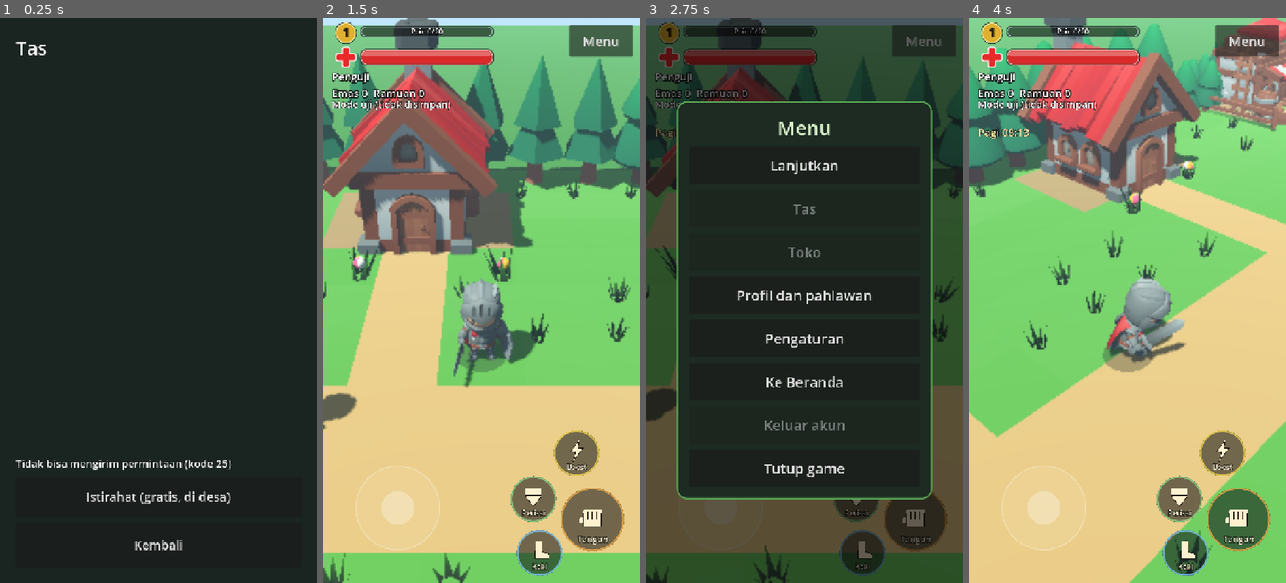
Above: before the commit, frames 1-4 (left to right).
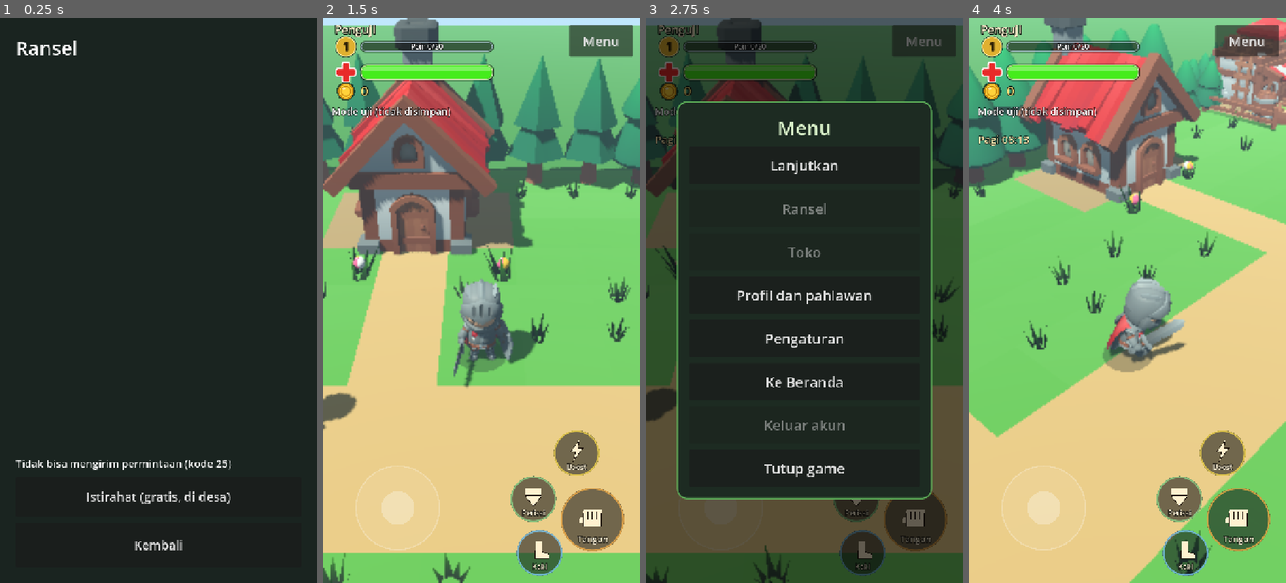
Above: after the commit, the same moments.

Repository: MiftahulKhoiri/Game_server
Game: Godot game, scene res://scenes/inventory.tscn
Same seed, same stepped clock (60 frames per second), same inputs: the game is played once before the commit and once after it. This scene is started directly instead of the project's main scene.
Inputs (mouse positions are in pixels of both pictures, inside the frame that each line leads up to):
- Up to frame 1 (0.25 s): no input
- Up to frame 2 (1.5 s): click "Istirahat (gratis, di desa)" at 0.5 s; click "Kembali" at 1.25 s
- Up to frame 3 (2.75 s): click "Menu" at 2 s
- Up to frame 4 (4 s): click "Lanjutkan" at 2.75 s; tap Enter at 3.5 s; move the mouse to (1197, 272) at 3.52 s; hold Right (ui_right) from 3.53 s (still down); hold Q from 3.53 s (still down); click (1197, 272) at 3.67 s

The runs differ from the first frame. In frame 1, 0.2% of the frame differs, in the area x 4-25%, y 4-7%; in frame 2, 5.7%; in frame 3, 4.6%; in frame 4, 6.0%, in the area x 2-54%, y 0-23%.
Error in both runs: Invalid access to property or key 'state' on a base object of type 'Dictionary'. (res://scripts/inventory.gd:42)

Commit message:
v0.30.0: Bicara melayang di atas NPC, bar nyawa warna baterai, nama/koin di HUD, Ransel
Tombol Bicara/Buka peti mengikuti posisi NPC/peti di layar. Bar nyawa hijau
stabilo -> kuning -> oranye -> merah. Nama pemain di atas level, ikon koin emas
dengan jumlahnya. Ramuan dan barang lain hanya di Ransel (Menu).

Co-Authored-By: Claude Sonnet 5.5 <noreply@anthropic.com>
Claude-Session: https://claude.ai/code/session_019PXyXc4mTbvav5noSM2MKC

Diff:
--- a/client/project.godot
+++ b/client/project.godot
@@ -6,7 +6,7 @@
 [application]
 
 config/name="Game Petualang"
-config/version="0.29.0"
+config/version="0.30.0"
 config/description="Klien RPG 2D untuk server Game_server"
 run/main_scene="res://scenes/login.tscn"
 run/quit_on_go_back=false
--- a/client/scripts/game_menu.gd
+++ b/client/scripts/game_menu.gd
@@ -71,7 +71,7 @@
 	holder.add_child(_main)
 	_main.add_child(_title("Menu"))
 	_main.add_child(_button("Lanjutkan", func() -> void: resumed.emit()))
-	_btn_tas = _button("Tas", func() -> void: inventory_requested.emit())
+	_btn_tas = _button("Ransel", func() -> void: inventory_requested.emit())
 	_main.add_child(_btn_tas)
 	_btn_toko = _button("Toko", func() -> void: shop_requested.emit())
 	_main.add_child(_btn_toko)
--- a/client/scripts/hud_bars.gd
+++ b/client/scripts/hud_bars.gd
@@ -1,23 +1,38 @@
 extends Control
-## Tampilan nyawa dan level di pojok kiri atas, digambar dengan kode:
-##   (Lv 3)  [=====xp======     ]   <- level di atas, bar poin menuju level berikutnya
-##    (+)    [=====nyawa=====   ]   <- tanda + merah, bar nyawa bergerak sesuai persentase
-## Poin (XP) didapat dari mengalahkan monster; nyawa turun/naik dengan gerak halus, dan bar
-## putih tipis menyusul di belakang saat nyawa berkurang. Di bawah 30% bar berdenyut.
+## Tampilan pemain di pojok kiri atas, digambar dengan kode:
+##   bagus                            <- nama pemain, di atas level
+##   (Lv 3)  [=====xp======     ]     <- level, bar poin menuju level berikutnya
+##    (+)    [=====nyawa=====   ]     <- tanda + merah, bar nyawa bergerak sesuai persentase
+##   (koin) 47                        <- jumlah emas
+## Poin (XP) didapat dari mengalahkan monster. Warna bar nyawa berubah seperti baterai:
+## hijau stabilo saat penuh, lalu kuning, oranye, merah saat menipis. Nyawa turun/naik dengan
+## gerak halus, bar putih tipis menyusul di belakang saat nyawa berkurang; di bawah 30% berdenyut.
 
 const BAR_X := 66.0
 const BAR_W := 300.0
-const XP_Y := 10.0
+const NAME_H := 34.0   # tinggi baris nama pemain di paling atas
+const XP_Y := 44.0
 const XP_H := 22.0
-const HP_Y := 62.0
+const HP_Y := 96.0
 const HP_H := 34.0
+const COIN_Y := 156.0  # titik tengah baris koin emas
 const LOW := 0.3
+# Warna bar nyawa menurut persentase (seperti ikon baterai): [persen, warna], dari kosong ke penuh.
+const HP_STOPS := [
+	[0.0, Color("e02020")],
+	[0.25, Color("ff7a1a")],
+	[0.5, Color("ffd91f")],
+	[0.75, Color("a8e81c")],
+	[1.0, Color("45ec1c")],
+]
 
 var level := 1
 var xp := 0
 var xp_need := 20
 var hp := 30
 var max_hp := 30
+var player_name := ""
+var gold := 0
 
 var _hp_show := 1.0    # persentase nyawa yang digambar (menyusul target dengan halus)
 var _hp_chip := 1.0    # bar putih yang menyusul lebih lambat saat nyawa berkurang
@@ -28,7 +43,7 @@
 
 func _init() -> void:
 	mouse_filter = Control.MOUSE_FILTER_IGNORE
-	custom_minimum_size = Vector2(BAR_X + BAR_W + 8.0, 104.0)
+	custom_minimum_size = Vector2(BAR_X + BAR_W + 8.0, COIN_Y + 24.0)
 	size = custom_minimum_size
 
 
@@ -46,6 +61,25 @@
 		_xp_show = xp_fraction()
 	set_process(true)
 	queue_redraw()
+
+
+## Nama pemain (di atas level) dan jumlah emas (di samping koin).
+func set_identity(new_name: String, new_gold: int) -> void:
+	player_name = new_name
+	gold = new_gold
+	queue_redraw()
+
+
+## Warna bar nyawa untuk persentase 0..1: hijau stabilo (penuh) -> kuning -> oranye -> merah.
+static func hp_color(fraction: float) -> Color:
+	var f := clampf(fraction, 0.0, 1.0)
+	for i in range(1, HP_STOPS.size()):
+		var hi: Array = HP_STOPS[i]
+		if f <= float(hi[0]):
+			var lo: Array = HP_STOPS[i - 1]
+			var t := (f - float(lo[0])) / (float(hi[0]) - float(lo[0]))
+			return (lo[1] as Color).lerp(hi[1] as Color, t)
+	return HP_STOPS[HP_STOPS.size() - 1][1]
 
 
 func hp_fraction() -> float:
@@ -91,8 +125,16 @@
 
 
 func _draw() -> void:
-	# --- level (di atas) ---
-	var c1 := Vector2(32.0, 24.0)
+	# --- nama pemain (paling atas) ---
+	var font := get_theme_default_font()
+	var nm := player_name
+	while nm.length() > 1 and font.get_string_size(nm, HORIZONTAL_ALIGNMENT_LEFT, -1, 26).x > BAR_X + BAR_W:
+		nm = nm.substr(0, nm.length() - 1)
+	var nbase := Vector2(6.0, NAME_H * 0.5 + 9.0)
+	draw_string_outline(font, nbase, nm, HORIZONTAL_ALIGNMENT_LEFT, -1, 26, 7, Color(0, 0, 0, 0.9))
+	draw_string(font, nbase, nm, HORIZONTAL_ALIGNMENT_LEFT, -1, 26, Color("fff4d0"))
+	# --- level ---
+	var c1 := Vector2(32.0, XP_Y + XP_H / 2.0)
 	draw_circle(c1, 25.0, Color(0, 0, 0, 0.6))
 	draw_circle(c1, 22.0, Color("e0b030"))
 	draw_circle(c1, 22.0, Color("fff0a8"), false, 2.0, true)
@@ -124,9 +166,20 @@
 		_rr(Rect2(BAR_X, HP_Y, maxf(HP_H, BAR_W * _hp_chip), HP_H), Color(1, 1, 1, 0.55), 14.0)
 	if _hp_show > 0.003:
 		var w := maxf(HP_H, BAR_W * _hp_show)
-		var fill := Color("d92b2b")
+		var fill := hp_color(_hp_show)
 		if low:
-			fill = Color("ff3b30") if sin(_t * 9.0) > 0.0 else Color("b81c1c")
+			fill = fill.lightened(0.25) if sin(_t * 9.0) > 0.0 else fill.darkened(0.2)
 		_rr(Rect2(BAR_X, HP_Y, w, HP_H), fill, 14.0)
 		_rr(Rect2(BAR_X + 4.0, HP_Y + 3.0, maxf(0.0, w - 8.0), HP_H * 0.34), Color(1, 1, 1, 0.3), 7.0)
 	_rr(hr, Color(0, 0, 0, 0), 14.0, Color("ffe3df", 0.85), 2.0)
+	# --- koin emas dan jumlahnya ---
+	var cc := Vector2(32.0, COIN_Y)
+	draw_circle(cc, 21.0, Color(0, 0, 0, 0.6))
+	draw_circle(cc, 18.0, Color("c98a12"))
+	draw_circle(cc, 15.0, Color("ffd23a"))
+	draw_arc(cc, 11.0, 0.0, TAU, 28, Color("c98a12"), 2.5, true)
+	draw_circle(cc + Vector2(-5.0, -6.0), 3.2, Color(1, 1, 1, 0.55))
+	var gtxt := str(gold)
+	var gbase := Vector2(BAR_X, COIN_Y + 10.0)
+	draw_string_outline(font, gbase, gtxt, HORIZONTAL_ALIGNMENT_LEFT, -1, 30, 7, Color(0, 0, 0, 0.9))
+	draw_string(font, gbase, gtxt, HORIZONTAL_ALIGNMENT_LEFT, -1, 30, Color("ffe27a"))
--- a/client/scripts/inventory.gd
+++ b/client/scripts/inventory.gd
@@ -1,5 +1,5 @@
 extends Control
-## Tas: lihat barang, pakai ramuan, pasang/lepas perlengkapan, dan istirahat di desa.
+## Ransel: lihat barang, pakai ramuan, pasang/lepas perlengkapan, dan istirahat di desa.
 ## Semua aturan dijalankan SERVER (docs/API.md); layar ini hanya mengirim permintaan.
 
 const WORLD_SCENE := "res://scenes/world3d.tscn"
@@ -62,7 +62,7 @@
 
 	_add_header("Barang")
 	if st.inventory.is_empty():
-		_list.add_child(_make_label("Tas kosong.", 26))
+		_list.add_child(_make_label("Ransel kosong.", 26))
 	for item: Dictionary in st.inventory:
 		_add_item_row(str(item.id), int(item.qty))
 
@@ -173,7 +173,7 @@
 	box.add_theme_constant_override("separation", 14)
 	margin.add_child(box)
 
-	box.add_child(_make_label("Tas", 44))
+	box.add_child(_make_label("Ransel", 44))
 	_summary = _make_label("", 28)
 	box.add_child(_summary)
 
--- a/client/scripts/world.gd
+++ b/client/scripts/world.gd
@@ -292,7 +292,7 @@
 	layer.add_child(shop)
 
 	var bag := Button.new()
-	bag.text = "Tas"
+	bag.text = "Ransel"
 	bag.position = Vector2(272, 1110)
 	bag.size = Vector2(112, 70)
 	bag.focus_mode = Control.FOCUS_NONE
--- a/client/scripts/world3d.gd
+++ b/client/scripts/world3d.gd
@@ -89,7 +89,6 @@
 
 var _joy: Control
 var _cam_finger := -1
-var _hud: Label
 var _status: Label
 var _toast: Label
 var _talk_button: Button
@@ -878,6 +877,8 @@
 	if parts.is_empty():
 		return
 	_show_toast(("Peti: " if chest else "") + "  ".join(parts))
+	if items is Array and not (items as Array).is_empty():
+		_set_status("Barang masuk Ransel (buka lewat Menu)")
 
 
 func _open_chest(cid: String) -> void:
@@ -1045,6 +1046,7 @@
 
 
 ## Tombol konteks: "Buka peti" dekat peti, "Bicara" dekat orang; selain itu tersembunyi.
+## Tombolnya melayang tepat di atas nama orang/peti yang dituju (mengikuti kamera).
 func _update_talk_button() -> void:
 	if _talk_button == null:
 		return
@@ -1053,11 +1055,42 @@
 		_talk_button.text = "Buka peti"
 		_talk_button.visible = true
 		_talk_button.disabled = false
+		var cn := _chest_nodes[chest] as Node3D
+		_place_talk_button(cn.position + Vector3(0, 1.5, 0))
 		return
 	var npc := _npc_in_range()
 	_talk_button.text = "Bicara"
 	_talk_button.visible = npc != ""
 	_talk_button.disabled = Session.offline
+	if npc != "":
+		_place_talk_button(_npc_anchor(npc))
+
+
+## Titik 3D di atas nama NPC/warga (tempat tombol Bicara melayang).
+func _npc_anchor(npc_id: String) -> Vector3:
+	if npc_id.begins_with(Warga.TALK_PREFIX):
+		var wid := npc_id.substr(Warga.TALK_PREFIX.length())
+		for w in _warga:
+			if w.id == wid:
+				return Vector3(w.pos.x, 1.4, w.pos.y)
+	var n: Dictionary = Maps.NPCS.get(npc_id, {})
+	if n.is_empty():
+		return Vector3(_pos.x, 1.9, _pos.y)
+	return Vector3(float(n.pos.x) + 0.5, 1.5, float(n.pos.y) + 0.5)
+
+
+## Menaruh tombol konteks di layar tepat di atas titik 3D; di luar layar/di belakang kamera
+## tombol ditahan di dalam layar (atau di posisi cadangan bawah bila titiknya di belakang).
+func _place_talk_button(anchor: Vector3) -> void:
+	var vs := get_viewport().get_visible_rect().size
+	var sz := _talk_button.size
+	if _camera == null or _camera.is_position_behind(anchor):
+		_talk_button.position = Vector2(vs.x * 0.5 - sz.x * 0.5, vs.y * 0.55)
+		return
+	var sp := _camera.unproject_position(anchor)
+	var x := clampf(sp.x - sz.x * 0.5, 8.0, vs.x - sz.x - 8.0)
+	var y := clampf(sp.y - sz.y - 4.0, 190.0, vs.y * 0.7)
+	_talk_button.position = Vector2(x, y)
 
 
 func _talk() -> void:
@@ -1142,15 +1175,8 @@
 	_bars.position = Vector2(20, 10)
 	layer.add_child(_bars)
 
-	_hud = Label.new()
-	_hud.position = Vector2(20, 116)
-	_hud.add_theme_font_size_override("font_size", 24)
-	_hud.add_theme_color_override("font_outline_color", Color(0, 0, 0, 0.85))
-	_hud.add_theme_constant_override("outline_size", 8)
-	layer.add_child(_hud)
-
 	_status = Label.new()
-	_status.position = Vector2(20, 180)
+	_status.position = Vector2(20, 196)
 	_status.size = Vector2(420, 60)
 	_status.autowrap_mode = TextServer.AUTOWRAP_WORD_SMART
 	_status.add_theme_font_size_override("font_size", 22)
@@ -1159,7 +1185,7 @@
 	layer.add_child(_status)
 
 	_clock = Label.new()
-	_clock.position = Vector2(20, 242)
+	_clock.position = Vector2(20, 258)
 	_clock.add_theme_font_size_override("font_size", 24)
 	_clock.add_theme_color_override("font_color", Color("ffe9b0"))
 	_clock.add_theme_color_override("font_outline_color", Color(0, 0, 0, 0.85))
@@ -1182,8 +1208,8 @@
 	layer.add_child(_joy)
 
 	_talk_button = _add_button(layer, "Bicara", 0, _talk)
-	_talk_button.position = Vector2(520, 868)
-	_talk_button.size = Vector2(180, 84)
+	_talk_button.position = Vector2(270, 500)
+	_talk_button.size = Vector2(180, 72)
 	_btn_tangan = _add_action(layer, ActionButton.Icon.TANGAN, "Tangan", Vector2(612, 1136), 72.0, Color("ffb347"))
 	_btn_kaki = _add_action(layer, ActionButton.Icon.KAKI, "Kaki", Vector2(492, 1212), 52.0, Color("7fd1ff"))
 	_btn_perisai = _add_action(layer, ActionButton.Icon.PERISAI, "Perisai", Vector2(478, 1090), 52.0, Color("8fe08f"))
@@ -1249,7 +1275,7 @@
 	return b
 
 
-## Tas dan Toko dibuka dari Menu (menu menutup dulu, lalu pindah layar).
+## Ransel dan Toko dibuka dari Menu (menu menutup dulu, lalu pindah layar).
 func _open_from_menu(scene: String) -> void:
 	_menu.close()
 	_locked = false
@@ -1258,16 +1284,8 @@
 
 func _refresh_hud() -> void:
 	var st: Dictionary = Session.player.state
-	var potions := 0
-	var diamonds := 0
-	for item: Dictionary in st.inventory:
-		if item.id == "ramuan":
-			potions = int(item.qty)
-		elif item.id == "berlian":
-			diamonds = int(item.qty)
-	var gems := "  Berlian %d" % diamonds if diamonds > 0 else ""
-	_hud.text = "%s\nEmas %d  Ramuan %d%s" % [Session.player.name, st.gold, potions, gems]
 	if _bars != null:
+		_bars.set_identity(str(Session.player.name), int(st.gold))
 		_bars.set_values(int(st.level), int(st.xp), 20 * int(st.level), int(st.hp), int(st.max_hp))
 
 
--- a/client/tests/e2e.gd
+++ b/client/tests/e2e.gd
@@ -742,7 +742,38 @@
 	_check(wt._chest_nodes.size() == 3, "desa punya 3 peti harta")
 	_check(wt._btn_tangan != null and wt._btn_kaki != null and wt._btn_perisai != null and wt._btn_boost != null, "empat tombol aksi ada")
 	_check(wt._talk_button != null and not wt._talk_button.visible, "tombol Bicara tersembunyi bila tidak ada orang di dekat")
-	_check(wt._menu._btn_tas != null and wt._menu._btn_toko != null, "Tas dan Toko ada di menu")
+	_check(wt._menu._btn_tas != null and wt._menu._btn_toko != null, "Ransel dan Toko ada di menu")
+	print("== HUD: warna nyawa, nama, koin, tombol Bicara di atas NPC")
+	var HB: Script = load("res://scripts/hud_bars.gd")
+	var c_full: Color = HB.hp_color(1.0)
+	var c_half: Color = HB.hp_color(0.5)
+	var c_low: Color = HB.hp_color(0.1)
+	_check(c_full.g > 0.85 and c_full.r < 0.4 and c_full.b < 0.3, "nyawa 100%% hijau stabilo (%s)" % str(c_full))
+	_check(c_half.r > 0.9 and c_half.g > 0.75 and c_half.b < 0.3, "nyawa 50%% kuning (%s)" % str(c_half))
+	_check(c_low.r > 0.85 and c_low.g < 0.45, "nyawa 10%% merah/oranye (%s)" % str(c_low))
+	_check(HB.hp_color(0.75).g > HB.hp_color(0.4).g or HB.hp_color(0.75).r < HB.hp_color(0.4).r, "warna berubah bertahap antara penuh dan separuh")
+	var hb: Control = HB.new()
+	hb.set_identity("bagus", 47)
+	_check(hb.player_name == "bagus" and hb.gold == 47, "HUD menyimpan nama dan jumlah emas")
+	_check(hb.size.y >= HB.COIN_Y + 20.0, "HUD cukup tinggi untuk baris koin")
+	_check(HB.NAME_H <= HB.XP_Y - 4.0, "nama pemain berada di atas level")
+	hb.free()
+	var npc_id := ""
+	for nid: String in Maps.NPCS:
+		if Maps.NPCS[nid].map == wt._map_id:
+			npc_id = nid
+			break
+	_check(npc_id != "", "ada NPC di desa untuk dites")
+	if npc_id != "":
+		var nn: Dictionary = Maps.NPCS[npc_id]
+		wt._pos = Vector2(nn.pos) + Vector2(0.5, 1.2)
+		wt._apply_transform()
+		await process_frame
+		var tb: Button = wt._talk_button
+		_check(tb.visible and tb.text == "Bicara", "tombol Bicara muncul dekat NPC")
+		var head: Vector2 = wt._camera.unproject_position(wt._npc_anchor(npc_id))
+		_check(tb.position.y + tb.size.y <= head.y + 1.0, "tombol Bicara berada di atas kepala NPC (%.0f <= %.0f)" % [tb.position.y + tb.size.y, head.y])
+		_check(absf(tb.position.x + tb.size.x * 0.5 - head.x) < 120.0 or tb.position.x <= 9.0 or tb.position.x + tb.size.x >= 710.0, "tombol Bicara sejajar dengan NPC")
 	var tree: Dictionary = {}
 	for e: Dictionary in wt._breakables._entries:
 		if e.kind == "pohon" and e.tile.x < 3 and e.tile.y > 3 and e.tile.y < 40:
Not shown, changed: docs/VERSIONING.md
Not shown, changed: internal/game/item.go
Not shown, changed: internal/version/version.go
